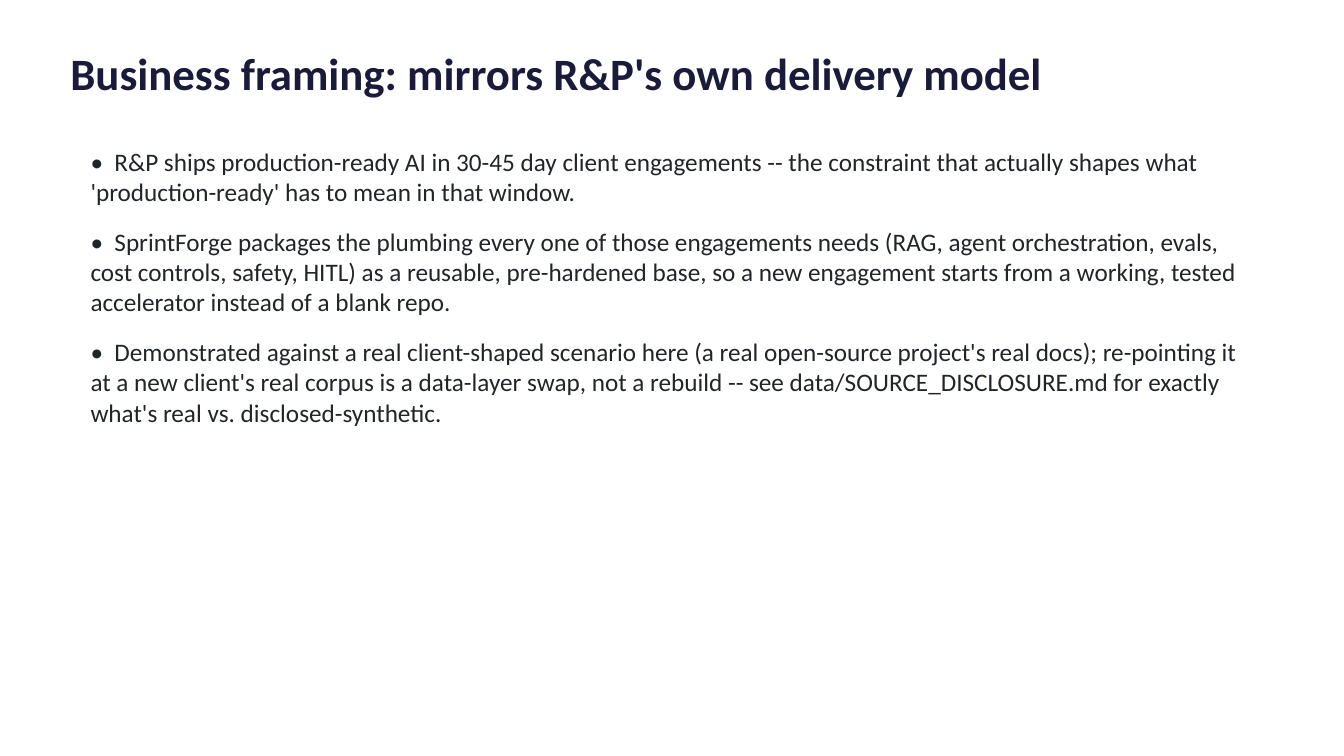
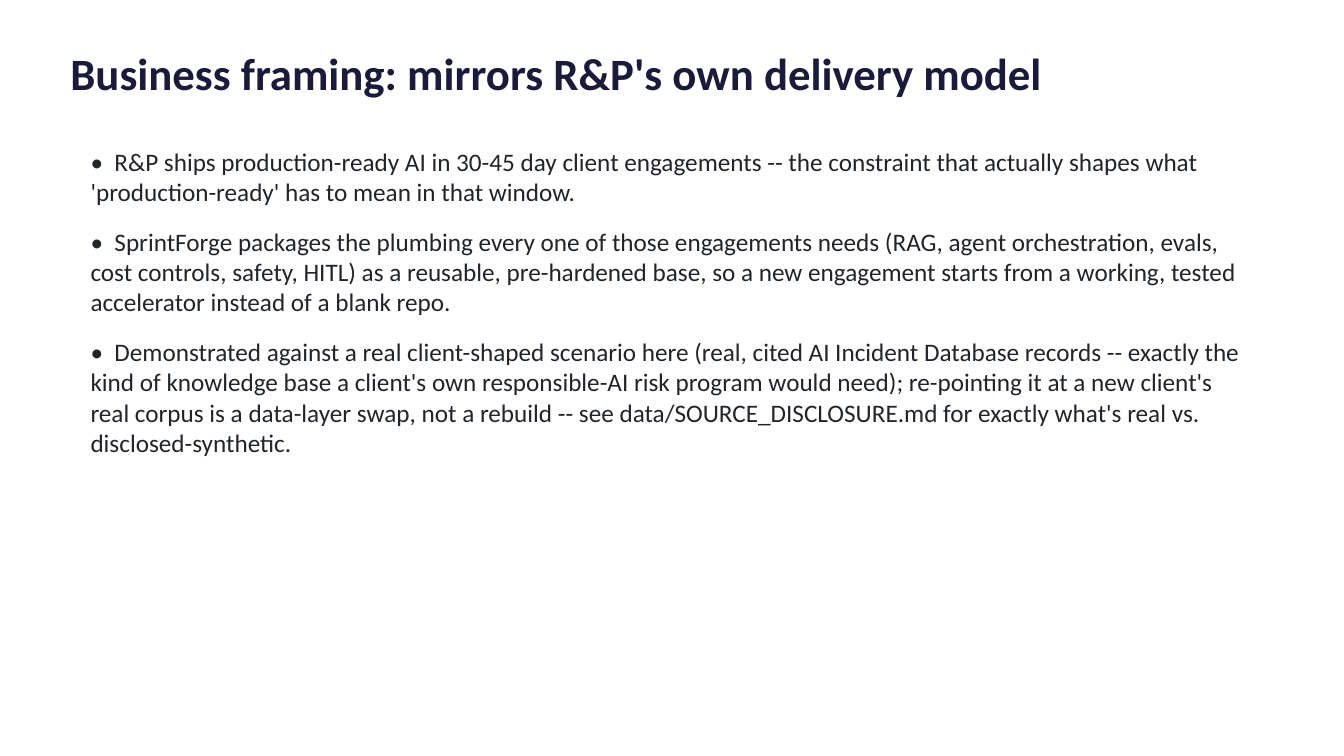
Before and after one commit to Midasyannkc/Sprintforge, a slide deck: slide 7 of docs/SprintForge_Executive_Summary.pptx. Drawn at 1344x756 pixels with LibreOffice and Linux fonts; fonts in the diff are those of the drawing. Boxes give left, top, right and bottom in pixels: in the first picture for what was removed or moved away, otherwise in the second. Text is boxed around its words. In the diff, an @@ line names an element or a change of style, - is before the commit and + after.

```diff
--- a/docs/SprintForge_Executive_Summary.pptx
+++ b/docs/SprintForge_Executive_Summary.pptx
@@ text at <box>91,342,1239,456</box>: text changed @@
-• Demonstrated against a real client-shaped scenario here (a real open-source project's real docs); re-pointing it at a new client's real corpus is a data-layer swap, not a rebuild -- see data/SOURCE_DISCLOSURE.md for exactly what's real vs. disclosed-synthetic.
+• Demonstrated against a real client-shaped scenario here (real, cited AI Incident Database records -- exactly the kind of knowledge base a client's own responsible-AI risk program would need); re-pointing it at a new client's real corpus is a data-layer swap, not a rebuild -- see data/SOURCE_DISCLOSURE.md for exactly what's real vs. disclosed-synthetic.
```
Also in this commit, not shown: 5 other slides changed, 2 other files.
